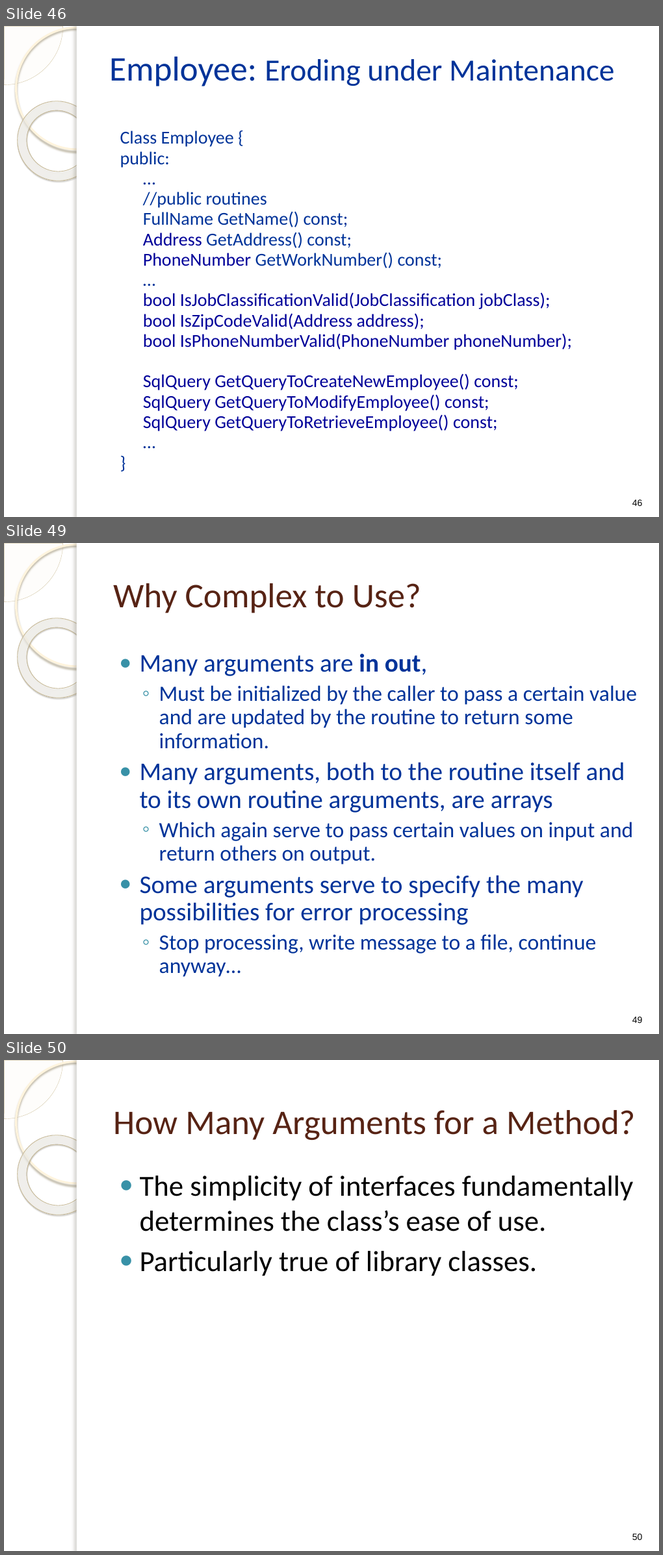
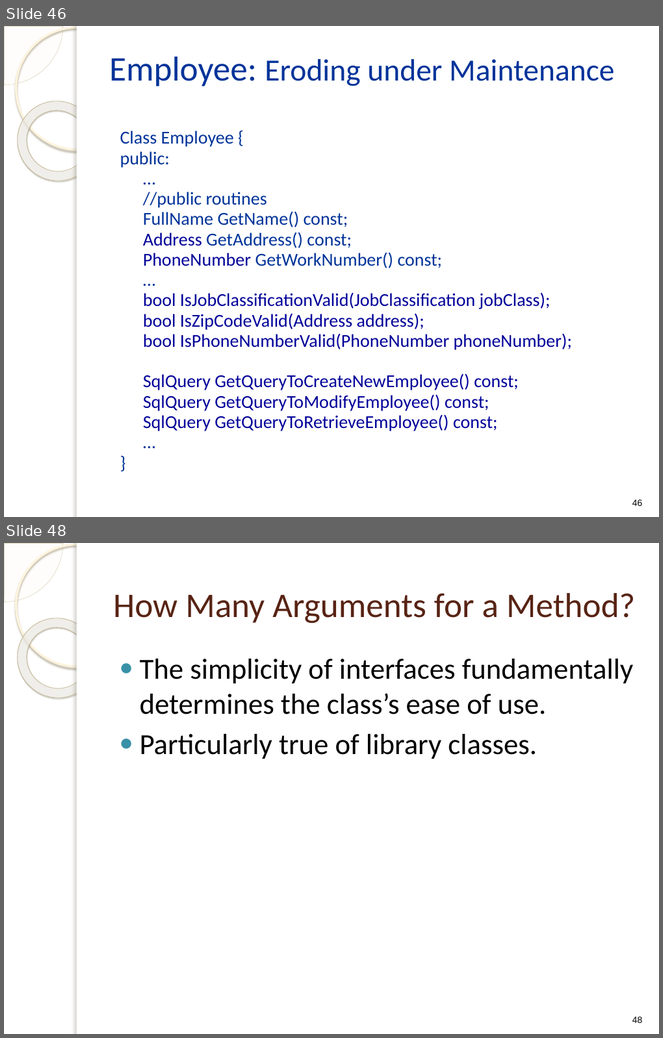
Before and after one commit to f1lm/MS-2014-Boise-State-University, a slide deck: Advance Software Engineering/Lecture Notes/ClassDesign.pptx. Shown one above the other, each under a label of ours: slides 46, 49 and 50 before the commit, slides 46 and 48 after it; the slides between them are not shown. The pictures are 663x1555 and 663x1038 pixels, drawn with LibreOffice and Linux fonts; fonts in the diff are those of the drawing; background and template pictures are left out. Boxes give left, top, right and bottom in pixels: in the first picture for what was removed or moved away, otherwise in the second. Text is boxed around its words. In the diff, an @@ line names an element or a change of style, - is before the commit and + after.

```diff
--- a/Advance Software Engineering/Lecture Notes/ClassDesign.pptx
+++ b/Advance Software Engineering/Lecture Notes/ClassDesign.pptx
@@ slide 49 removed at (x1=4, y1=543, x2=659, y2=1034), background picture (left out); not listed: 5 template elements that a slide beside it also shows @@
@@ title removed at (x1=113, y1=583, x2=421, y2=613) @@
-Why Complex to Use?
@@ text removed at (x1=140, y1=653, x2=637, y2=977) @@
-● Many arguments are in out,
-  ◦ Must be initialized by the caller to pass a certain value and are updated by the routine to return some information.
-● Many arguments, both to the routine itself and to its own routine arguments, are arrays
-  ◦ Which again serve to pass certain values on input and return others on output.
-● Some arguments serve to specify the many possibilities for error processing
-  ◦ Stop processing, write message to a file, continue anyway…
@@ page number removed at (x1=633, y1=1017, x2=643, y2=1023) @@
-49
@@ what was slide 50 is now slide 48 @@
@@ page number at (x1=633, y1=1017, x2=643, y2=1023): text changed @@
-50
+48
```
Also in this commit, not shown: 16 slides changed, 1 other slide removed.
